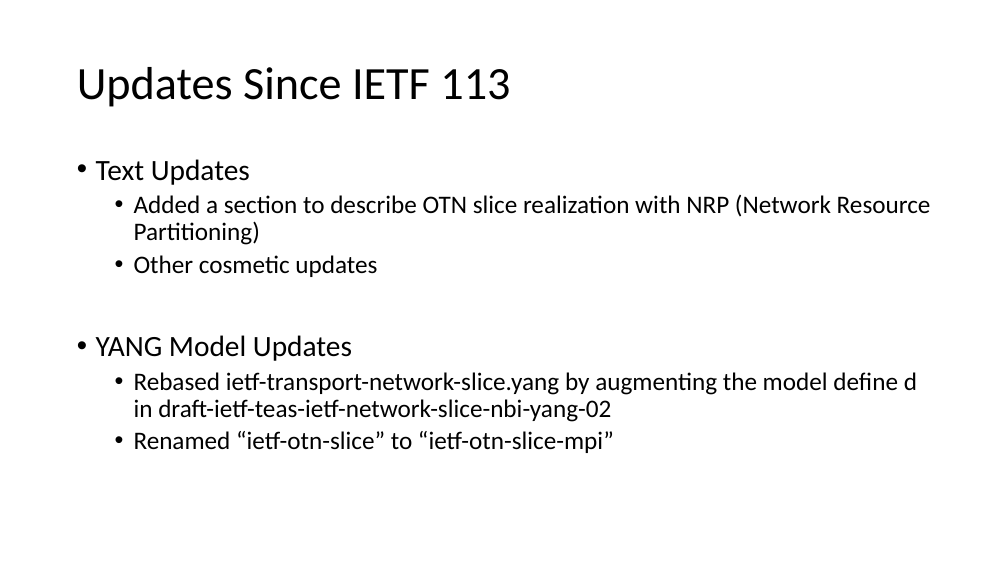
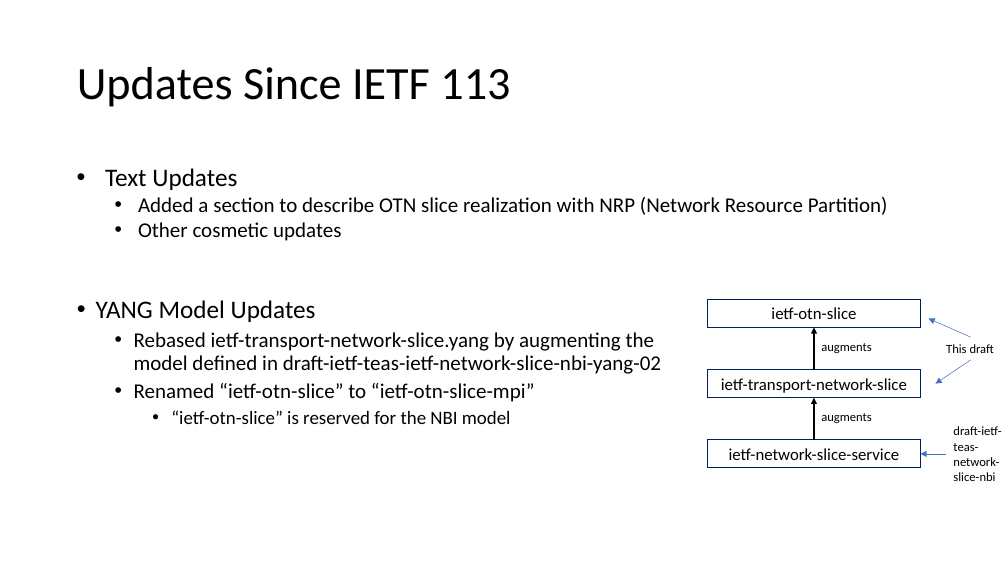
Before and after one commit to aguoietf/ietf-ccamp-yang-otn-slicing, a slide deck: slide 2 of Meeting Materials/draft-ietf-ccamp-yang-otn-slicing-02.pptx. Drawn at 1008x567 pixels with LibreOffice and Linux fonts; fonts in the diff are those of the drawing. Boxes give left, top, right and bottom in pixels: in the first picture for what was removed or moved away, otherwise in the second. Text is boxed around its words. In the diff, an @@ line names an element or a change of style, - is before the commit and + after.

Commit message:
update slides

```diff
--- a/Meeting Materials/draft-ietf-ccamp-yang-otn-slicing-02.pptx
+++ b/Meeting Materials/draft-ietf-ccamp-yang-otn-slicing-02.pptx
@@ text at [96,159,931,277]: paragraphs removed @@
-• Text Updates
-  • Added a section to describe OTN slice realization with NRP (Network Resource Partitioning)
-  • Other cosmetic updates
@@ text added at [105,168,888,241], 20 pt, text #000000 @@
+• Text Updates
+  • Added a section to describe OTN slice realization with NRP (Network Resource Partition)
+  • Other cosmetic updates
@@ text "YANG Model Updates": place and size @@
-text "YANG Model Updates" at [96,159,931,453]
+text "YANG Model Updates" at [96,300,661,424]
@@ rectangle added at [708,299,921,327], outline #002060 0.75 pt, 16 pt, text #000000 @@
+ietf-otn-slice
@@ text at [96,300,535,402]: size 28 to 24 pt in "YANG Model Updates"; size 24 to 20 pt in "Renamed “ietf-otn-slice” to “ietf-otn-slice-mpi”" @@
@@ arrow added from (814, 370) to (814, 327), #000000 1.5 pt @@
@@ arrow added from (971, 337) to (929, 318), #4472C4 0.5 pt @@
@@ text at [134,332,661,374]: text changed; size 24 to 20 pt @@
-  • Rebased ietf-transport-network-slice.yang by augmenting the model define d in draft-ietf-teas-ietf-network-slice-nbi-yang-02
+  • Rebased ietf-transport-network-slice.yang by augmenting the model defined in draft-ietf-teas-ietf-network-slice-nbi-yang-02
@@ text added at [821,343,871,353], 12 pt, text #000000 @@
+augments
@@ text added at [946,344,994,353], 12 pt, text #000000 @@
+This draft
@@ rectangle added at [708,370,921,398], outline #002060 0.75 pt, 16 pt, text #000000 @@
+ietf-transport-network-slice
@@ arrow added from (971, 360) to (935, 384), #4472C4 0.5 pt @@
@@ text at [171,410,511,424]: paragraph added @@
+    • “ietf-otn-slice” is reserved for the NBI model
@@ arrow added from (814, 440) to (814, 398), #000000 1.5 pt @@
@@ text added at [821,413,871,423], 12 pt, text #000000 @@
+augments
@@ rectangle added at [708,440,921,468], outline #002060 0.75 pt, 16 pt, text #000000 @@
+ietf-network-slice-service
@@ text added at [953,426,1001,481], 12 pt, text #000000 @@
+draft-ietf-teas-network-slice-nbi
@@ arrow added from (946, 454) to (920, 454), #4472C4 0.5 pt @@
```
Also in this commit, not shown: 4 other slides changed.
